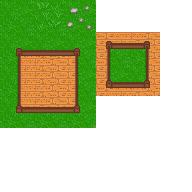
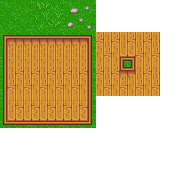
Two versions of the same layered image (w=192, h=192). Layer-by-layer changes:
painted on "Pasted Layer #2" over [3, 32, 160, 128]
